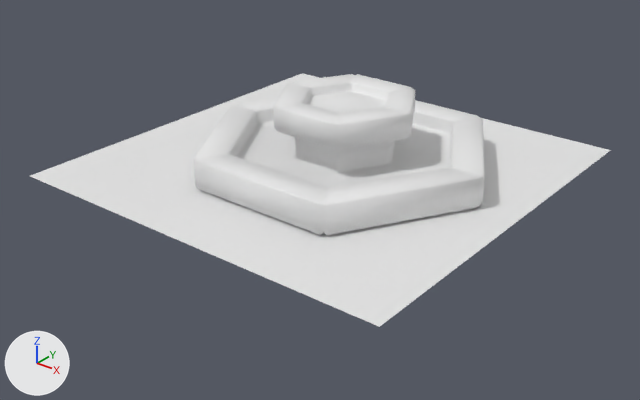
The Blender file assets/PROP/school.blend, before and after one commit.
Camera for both pictures: a camera (50 mm lens) standing at (9.49, -12.65, 6.9) and looking at (-0.12, -0.64, -0.55). Every picture has the same lights, and +X, +Y and +Z are marked at lower left. Materials are left out; every surface is plain grey.

The older version as bpy lines, for what is in view:
```python
me_cylinder = bpy.data.meshes.new('Cylinder')
me_cylinder.from_pydata(...)  # 342 vertices, 325 faces; spans x -2.6..2.6, y -2.97..2.97, z -0.3..1.1
me_cylinder.polygons.foreach_set('use_smooth', [True] * 325)
me_cylinder.materials.append(mat_cycles)
me_plane = bpy.data.meshes.new('Plane')
me_plane.from_pydata([(-1.0, -1.0, 0.0), (1.0, -1.0, 0.0), (-1.0, 1.0, 0.0), (1.0, 1.0, 0.0)], [], [(0, 1, 3, 2)])
ob_fountain = bpy.data.objects.new('fountain', me_cylinder)
ob_fountain.location = (0.0, 0.0, 0.3)
ob_fountain.rotation_euler = (0.0, 0.0, 0.524)  # degrees (0, 0, 30)
ob_plane = bpy.data.objects.new('Plane', me_plane)
ob_plane.location = (-0.35, -0.06, -0.03)
ob_plane.scale = (4.05, 4.05, 4.05)
```
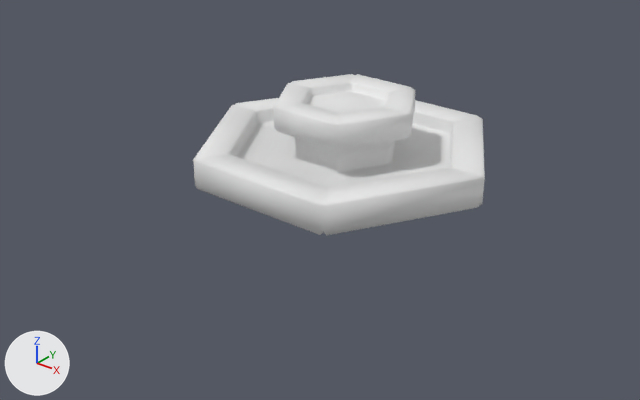
The change in detail:
Object 'Plane' (ob_plane) is now hidden.

Where the change shows, as pixel boxes [x1, y1, x2, y2] in the pictures (640 x 400 px):
'Plane', hidden: before [30, 73, 611, 327]
